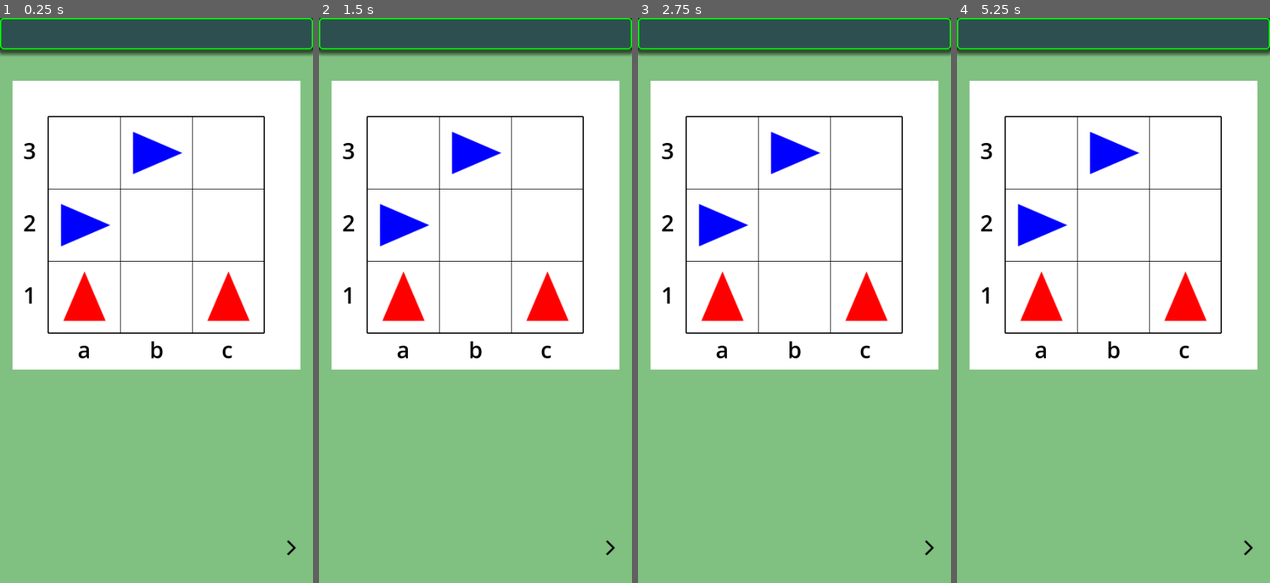
Above: before the commit, frames 1-4 (left to right).
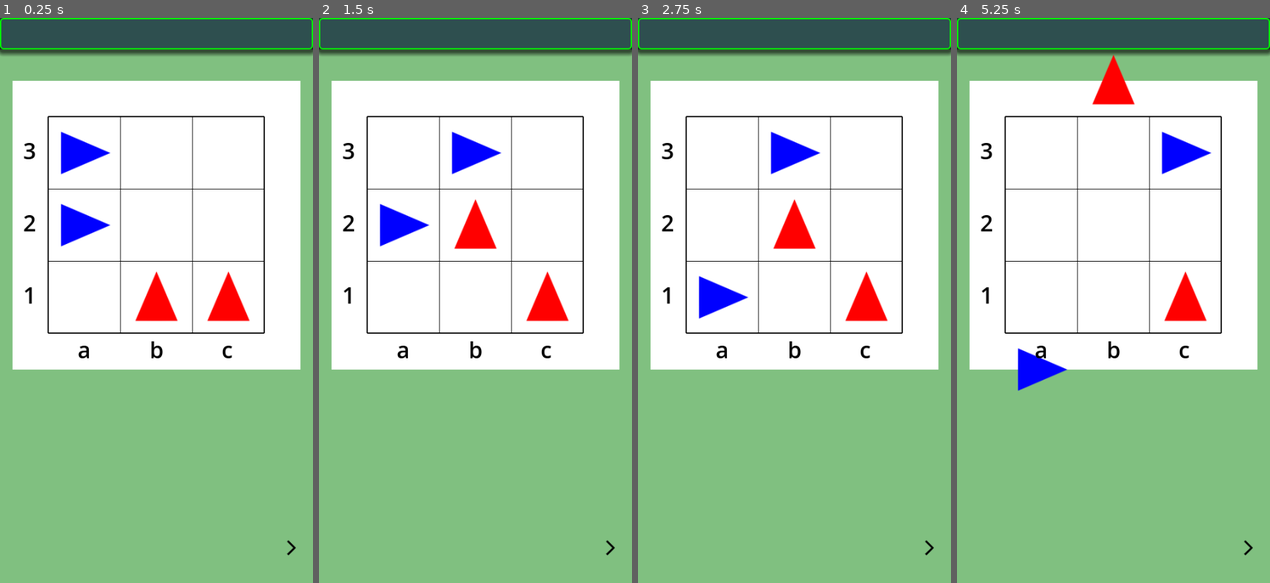
Above: after the commit, the same moments.

Repository: vivisuke/DodgemGame
Game: Godot game, scene res://main.tscn
Two runs of this game, one before a commit and one after it. Both use one fixed random seed, a clock stepped at 60 frames per second and the inputs below.
Inputs (mouse positions are in pixels of both pictures, inside the frame that each line leads up to):
- Up to frame 1 (0.25 s): no input
- Up to frame 2 (1.5 s): click (610, 549) at 0.5 s; click (610, 549) at 1.25 s
- Up to frame 3 (2.75 s): click (929, 549) at 2 s
- Up to frame 4 (5.25 s): tap Enter at 2.75, 4.25 s; tap Space at 3.5, 5 s

The runs differ from the first frame. In frame 1, 2.5% of the frame differs, in the area x 19-59%, y 20-54%; in frame 2, 1.3%; in frame 3, 2.2%; in frame 4, 3.8%, in the area x 19-82%, y 6-66%.
Error after the commit: Invalid access of index '3' on a base object of type: 'PackedInt32Array'. (res://scripts/Board.gd:54)

Commit message:
0015 ◎ C 01/12 01/12 0.001│ToDo│＞ 押下処理

Diff:
--- a/dodgemgame/main.tscn
+++ b/dodgemgame/main.tscn
@@ -53,3 +53,5 @@
 offset_bottom = 860.0
 texture_normal = ExtResource("6_yggd5")
 texture_pressed = ExtResource("7_d35ji")
+
+[connection signal="pressed" from="StepButton" to="." method="_on_step_button_pressed"]
--- a/dodgemgame/scripts/main.gd
+++ b/dodgemgame/scripts/main.gd
@@ -1,28 +1,48 @@
 extends Node2D
 
 var bd
+var is_blue_turn = true
 
 # Called when the node enters the scene tree for the first time.
 func _ready():
+	seed(0)
 	bd = Board.new(3)
 	bd.print()
-	bd.gen_moves_red()
-	print("moves: ", bd.m_moves)
-	var mv = bd.m_moves[randi()%bd.m_moves.size()]
-	print("move: ", mv)
-	$BoardRect.do_move(mv)
-	bd.do_move(mv)
-	bd.print()
-	bd.gen_moves_blue()
-	print("moves: ", bd.m_moves)
-	mv = bd.m_moves[randi()%bd.m_moves.size()]
-	print("move: ", mv)
-	$BoardRect.do_move(mv)
-	bd.do_move(mv)
-	bd.print()
+	if false:
+		bd.gen_moves_red()
+		print("moves: ", bd.m_moves)
+		var mv = bd.m_moves[randi()%bd.m_moves.size()]
+		print("move: ", mv)
+		$BoardRect.do_move(mv)
+		bd.do_move(mv)
+		bd.print()
+		bd.gen_moves_blue()
+		print("moves: ", bd.m_moves)
+		mv = bd.m_moves[randi()%bd.m_moves.size()]
+		print("move: ", mv)
+		$BoardRect.do_move(mv)
+		bd.do_move(mv)
+		bd.print()
 	pass # Replace with function body.
 
 
 # Called every frame. 'delta' is the elapsed time since the previous frame.
 func _process(delta):
 	pass
+
+func _on_step_button_pressed():
+	var mv : Vector2
+	if is_blue_turn:
+		bd.gen_moves_blue()
+		mv = bd.m_moves[randi()%bd.m_moves.size()]
+	else:
+		bd.gen_moves_red()
+		mv = bd.m_moves[randi()%bd.m_moves.size()]
+	print("moves: ", bd.m_moves)
+	print("move: ", mv)
+	$BoardRect.do_move(mv)
+	bd.do_move(mv)
+	bd.print()
+	is_blue_turn = !is_blue_turn
+
+	pass # Replace with function body.
Not shown, changed: DodgemGame.spr
